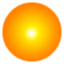
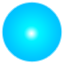
Two versions of the same layered image (64x64). Layer-by-layer changes:
added group "antineutron" with 4 layers above "neutron" over [left=1, top=1, right=63, bottom=63]
added layer "glow" (1st of 2, in "antineutron") (screen) in group "antineutron" over [left=23, top=25, right=40, bottom=42]
added layer "gradient" (1st of 2, in "antineutron") (overlay) in group "antineutron" over [left=1, top=1, right=63, bottom=63]
added layer "base" (1st of 2, in "antineutron") in group "antineutron" over [left=1, top=1, right=63, bottom=63]
added layer "stroke" (1st of 2, in "antineutron") in group "antineutron" over [left=1, top=1, right=63, bottom=63]
moved "glow" (2nd of 2, in "neutron") into group "neutron", painted on it over [left=23, top=25, right=40, bottom=42]
moved "gradient" (2nd of 2, in "neutron") into group "neutron", painted on it over [left=1, top=1, right=63, bottom=63]
moved "base" (2nd of 2, in "neutron") into group "neutron" over [left=1, top=1, right=63, bottom=63]
moved "stroke" (2nd of 2, in "neutron") into group "neutron" over [left=1, top=1, right=63, bottom=63]
